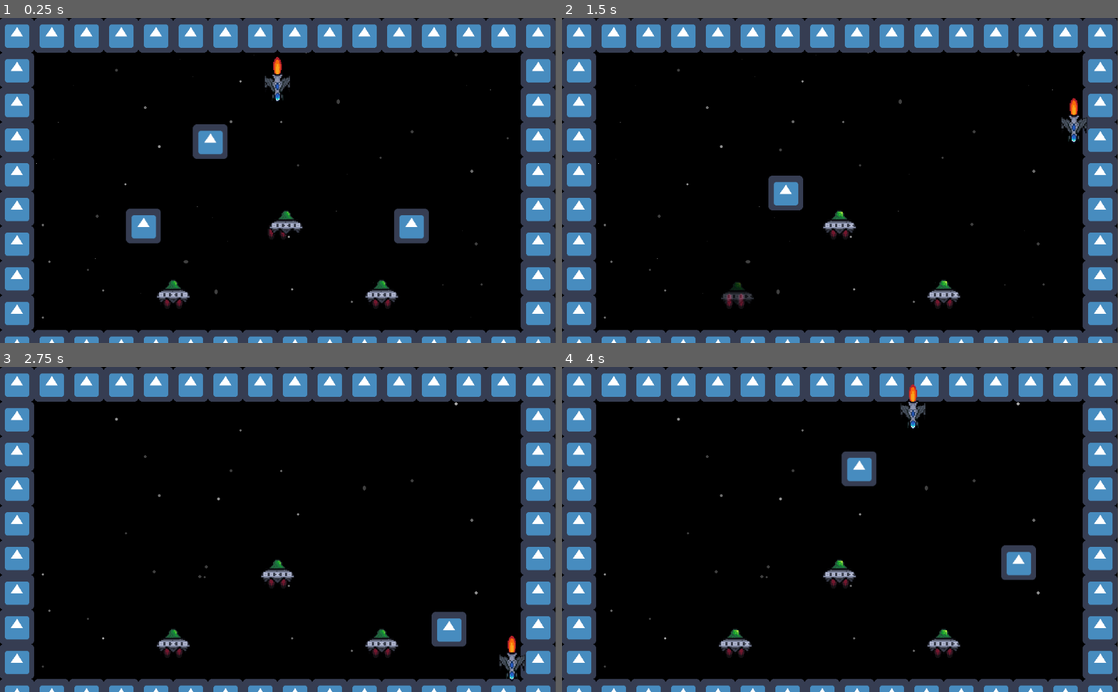
Above: before the commit, frames 1-4 (two rows, left to right).
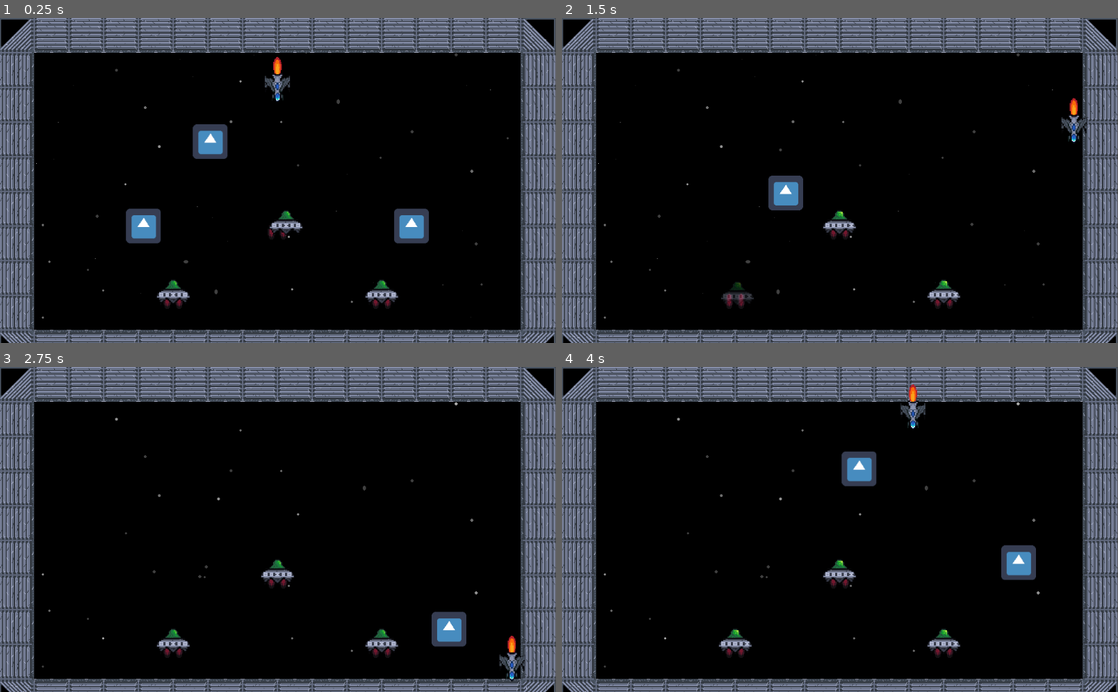
Above: after the commit, the same moments.

Repository: JoseTMonagas/ldjam48
Game: Godot game, scene res://src/main.tscn
Same seed, same stepped clock (60 frames per second), same inputs: the game is played once before the commit and once after it. The engine's default icon, where the game draws it, is replaced by a stand-in: a white triangle on a blue panel in a dark square.
Inputs:
- Up to frame 1 (0.25 s): no input
- Up to frame 2 (1.5 s): tap Enter (ui_accept) at 0.5, 0.77 s; hold Right (ui_right) 0.53-1.28 s; hold Down (ui_down) from 1.28 s (still down)
- Up to frame 3 (2.75 s): tap Enter (ui_accept) at 1.52 s; release Down (ui_down) at 2.03 s; hold Right (ui_right) from 2.03 s (still down)
- Up to frame 4 (4 s): release Right (ui_right) at 2.78 s; hold Up (ui_up) 2.78-3.53 s; tap Enter (ui_accept) at 3.02, 3.77 s; hold Left (ui_left) from 3.53 s (still down)

The runs differ from the first frame. In frame 1, 19% of the frame differs, in the area x 0-100%, y 0-100%; in frame 2, 19%; in frame 3, 19%; in frame 4, 19%.

Commit message:
Dunno just committing

Diff:
--- a/project.godot
+++ b/project.godot
@@ -15,7 +15,7 @@
 
 [application]
 
-config/name="ld48"
+config/name="ldj48"
 run/main_scene="res://src/main.tscn"
 config/icon="res://icon.png"
 
--- a/src/tilemap.tscn
+++ b/src/tilemap.tscn
@@ -1,17 +1,45 @@
-[gd_scene load_steps=4 format=2]
+[gd_scene load_steps=11 format=2]
 
-[ext_resource path="res://icon.png" type="Texture" id=1]
+[ext_resource path="res://assets/tile.png" type="Texture" id=1]
 
 [sub_resource type="ConvexPolygonShape2D" id=1]
-points = PoolVector2Array( 64, 64, 0, 64, 0, 0, 64, 0 )
+points = PoolVector2Array( 0, 0, 64, 0, 64, 64, 0, 64 )
 
-[sub_resource type="TileSet" id=2]
-0/name = "icon.png 0"
+[sub_resource type="ConvexPolygonShape2D" id=2]
+points = PoolVector2Array( 0, 0, 64, 0, 64, 64, 0, 64 )
+
+[sub_resource type="ConvexPolygonShape2D" id=3]
+points = PoolVector2Array( 0, 0, 64, 0, 64, 64, 0, 64 )
+
+[sub_resource type="ConvexPolygonShape2D" id=4]
+points = PoolVector2Array( 0, 0, 64, 0, 64, 64, 0, 64 )
+
+[sub_resource type="ConvexPolygonShape2D" id=5]
+points = PoolVector2Array( 0, 0, 64, 0, 64, 64, 0, 64 )
+
+[sub_resource type="ConvexPolygonShape2D" id=6]
+points = PoolVector2Array( 0, 0, 64, 0, 64, 64, 0, 64 )
+
+[sub_resource type="ConvexPolygonShape2D" id=7]
+points = PoolVector2Array( 0, 0, 64, 0, 64, 64, 0, 64 )
+
+[sub_resource type="ConvexPolygonShape2D" id=8]
+points = PoolVector2Array( 0, 0, 64, 0, 64, 64, 0, 64 )
+
+[sub_resource type="TileSet" id=9]
+0/name = "tile.png 0"
 0/texture = ExtResource( 1 )
 0/tex_offset = Vector2( 0, 0 )
 0/modulate = Color( 1, 1, 1, 1 )
-0/region = Rect2( 0, 0, 64, 64 )
-0/tile_mode = 0
+0/region = Rect2( 0, 0, 256, 128 )
+0/tile_mode = 2
+0/autotile/icon_coordinate = Vector2( 0, 0 )
+0/autotile/tile_size = Vector2( 64, 64 )
+0/autotile/spacing = 0
+0/autotile/occluder_map = [  ]
+0/autotile/navpoly_map = [  ]
+0/autotile/priority_map = [  ]
+0/autotile/z_index_map = [  ]
 0/occluder_offset = Vector2( 0, 0 )
 0/navigation_offset = Vector2( 0, 0 )
 0/shape_offset = Vector2( 0, 0 )
@@ -25,9 +53,51 @@
 "one_way_margin": 1.0,
 "shape": SubResource( 1 ),
 "shape_transform": Transform2D( 1, 0, 0, 1, 0, 0 )
+}, {
+"autotile_coord": Vector2( 1, 0 ),
+"one_way": false,
+"one_way_margin": 1.0,
+"shape": SubResource( 2 ),
+"shape_transform": Transform2D( 1, 0, 0, 1, 0, 0 )
+}, {
+"autotile_coord": Vector2( 2, 0 ),
+"one_way": false,
+"one_way_margin": 1.0,
+"shape": SubResource( 3 ),
+"shape_transform": Transform2D( 1, 0, 0, 1, 0, 0 )
+}, {
+"autotile_coord": Vector2( 3, 0 ),
+"one_way": false,
+"one_way_margin": 1.0,
+"shape": SubResource( 4 ),
+"shape_transform": Transform2D( 1, 0, 0, 1, 0, 0 )
+}, {
+"autotile_coord": Vector2( 0, 1 ),
+"one_way": false,
+"one_way_margin": 1.0,
+"shape": SubResource( 5 ),
+"shape_transform": Transform2D( 1, 0, 0, 1, 0, 0 )
+}, {
+"autotile_coord": Vector2( 1, 1 ),
+"one_way": false,
+"one_way_margin": 1.0,
+"shape": SubResource( 6 ),
+"shape_transform": Transform2D( 1, 0, 0, 1, 0, 0 )
+}, {
+"autotile_coord": Vector2( 2, 1 ),
+"one_way": false,
+"one_way_margin": 1.0,
+"shape": SubResource( 7 ),
+"shape_transform": Transform2D( 1, 0, 0, 1, 0, 0 )
+}, {
+"autotile_coord": Vector2( 3, 1 ),
+"one_way": false,
+"one_way_margin": 1.0,
+"shape": SubResource( 8 ),
+"shape_transform": Transform2D( 1, 0, 0, 1, 0, 0 )
 } ]
 0/z_index = 0
 
 [node name="Boundary" type="TileMap"]
-tile_set = SubResource( 2 )
+tile_set = SubResource( 9 )
 format = 1
